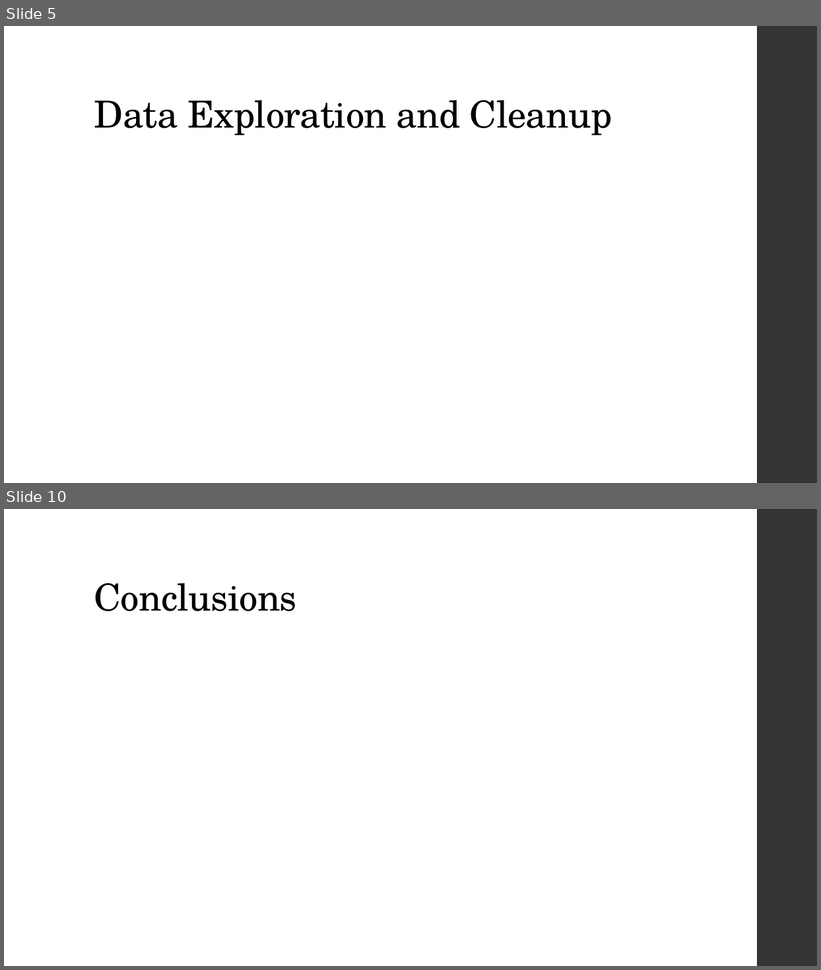
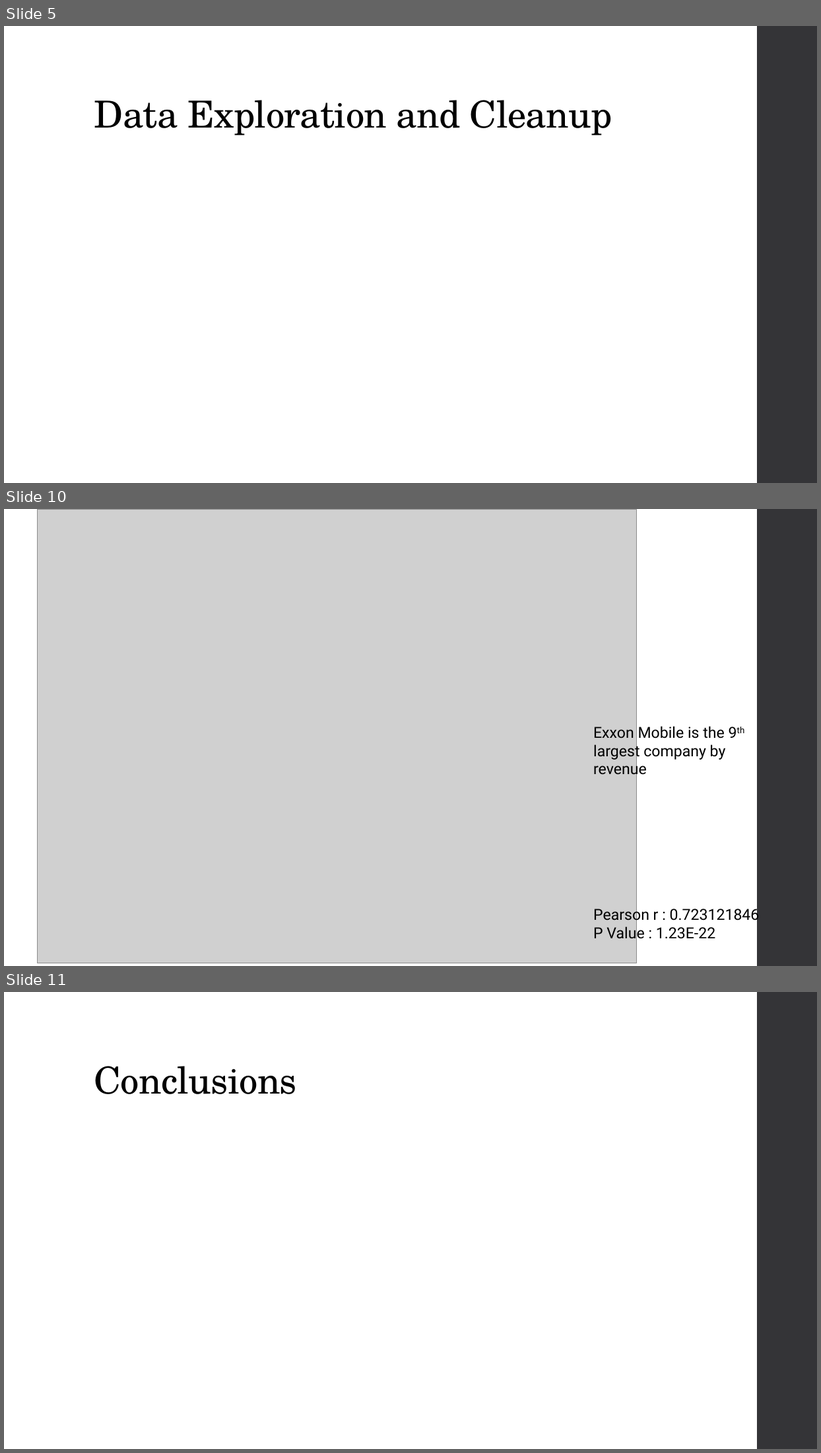
Before and after one commit to GraceHsu12/UCB_Project1_team, a slide deck: stock_and_housing_Proj1.pptx. Shown one above the other, each under a label of ours: slides 5 and 10 before the commit, slides 5, 10 and 11 after it; the slides between them are not shown. The pictures are 821x970 and 821x1453 pixels, drawn with LibreOffice and Linux fonts; fonts in the diff are those of the drawing; grey boxes stand for pictures. Boxes give left, top, right and bottom in pixels: in the first picture for what was removed or moved away, otherwise in the second. Text is boxed around its words. In the diff, an @@ line names an element or a change of style, - is before the commit and + after.

```diff
--- a/stock_and_housing_Proj1.pptx
+++ b/stock_and_housing_Proj1.pptx
@@ slide 10 added at <box>4,509,817,966</box>, background #FFFFFF; not listed: 1 template element that a slide beside it also shows @@
@@ picture added at <box>37,509,636,964</box> @@
@@ text added at <box>593,726,726,778</box>, 18 pt, text #000000 @@
+Exxon Mobile is the 9th largest company by revenue
@@ text added at <box>593,906,760,942</box>, 18 pt, text #000000 @@
+Pearson r : 0.723121846
+P Value : 1.23E-22
@@ what was slide 10 is now slide 11 @@
```
Also in this commit, not shown: 1 slide changed, 3 other slides added, 3 slides removed.
